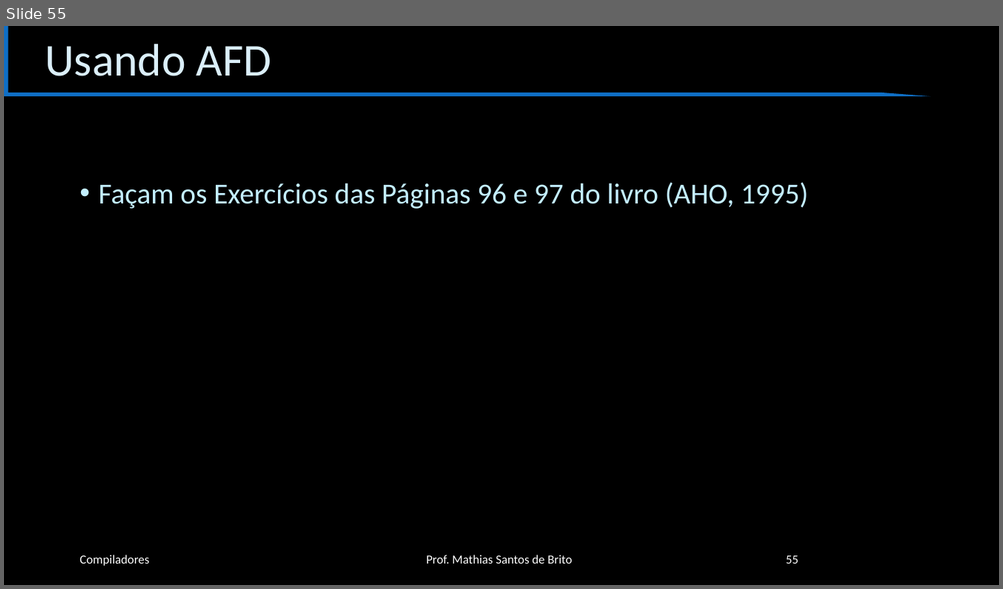
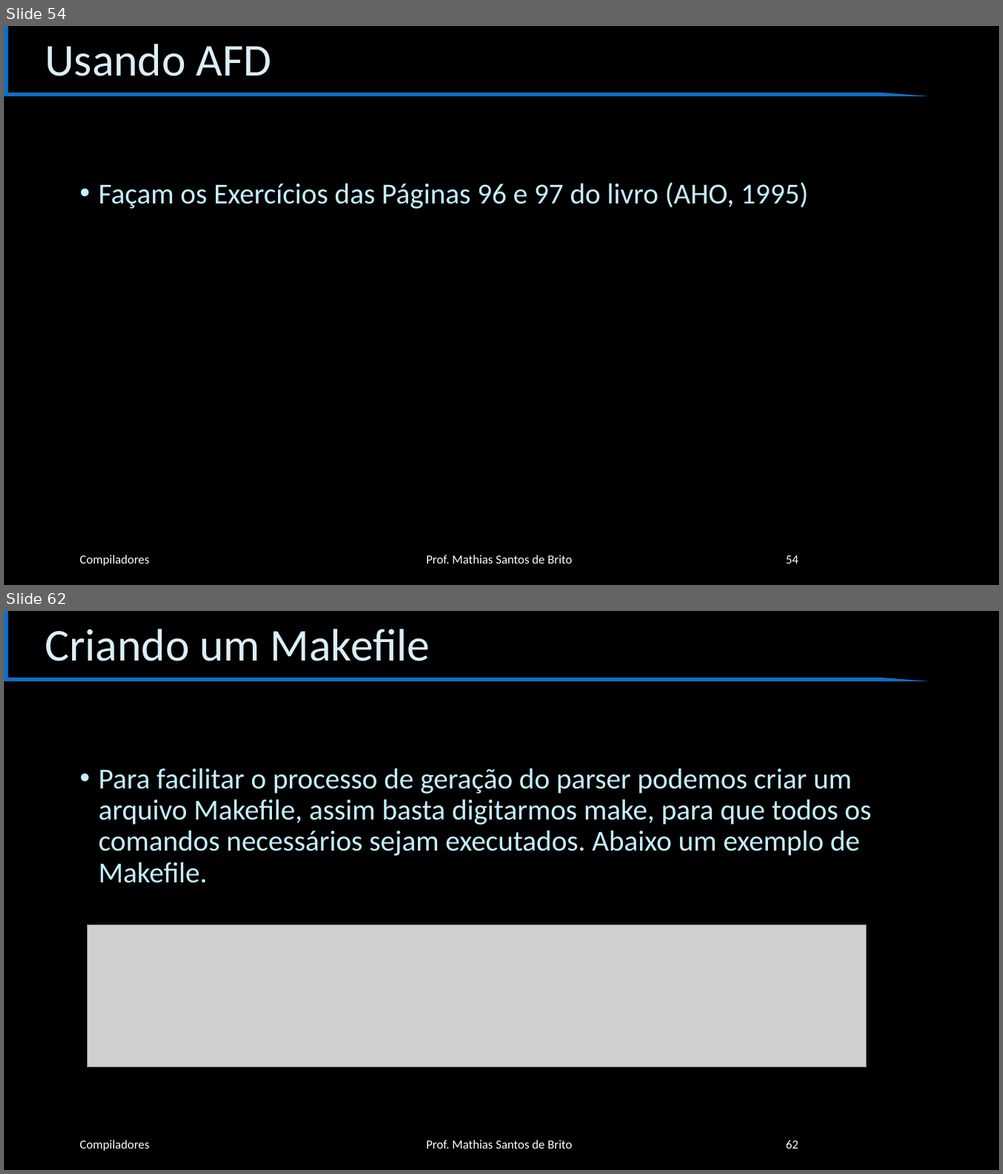
Before and after one commit to cet058-Org/2019.1, a slide deck: slides.pptx. Shown one above the other, each under a label of ours: slide 55 before the commit, slides 54 and 62 after it; the slides between them are not shown. The pictures are 1003x589 and 1003x1174 pixels, drawn with LibreOffice and Linux fonts; fonts in the diff are those of the drawing; grey boxes stand for pictures; background and template pictures are left out. Boxes give left, top, right and bottom in pixels: in the first picture for what was removed or moved away, otherwise in the second. Text is boxed around its words. In the diff, an @@ line names an element or a change of style, - is before the commit and + after.

```diff
--- a/slides.pptx
+++ b/slides.pptx
@@ slide 62 added at box(4, 611, 999, 1170), background #000000; not listed: 1 template element that a slide beside it also shows @@
@@ title added at box(45, 629, 430, 661), 44 pt, text #DBEFF9 @@
+Criando um Makefile
@@ text added at box(99, 768, 871, 883), 28 pt, text #C4EFFF @@
+• Para facilitar o processo de geração do parser podemos criar um arquivo Makefile, assim basta digitarmos make, para que todos os comandos necessários sejam executados. Abaixo um exemplo de Makefile.
@@ picture added at box(88, 925, 867, 1068) @@
@@ text added at box(79, 1140, 149, 1151), 12 pt, text #FFFFFF @@
+Compiladores
@@ text added at box(426, 1140, 572, 1149), 12 pt, text #FFFFFF @@
+Prof. Mathias Santos de Brito
@@ page number added at box(785, 1140, 798, 1149), 12 pt, text #FFFFFF @@
+62
@@ what was slide 55 is now slide 54 @@
@@ page number at box(785, 556, 798, 564): text changed @@
-55
+54
```
Also in this commit, not shown: 2 slides changed, 7 other slides added.
